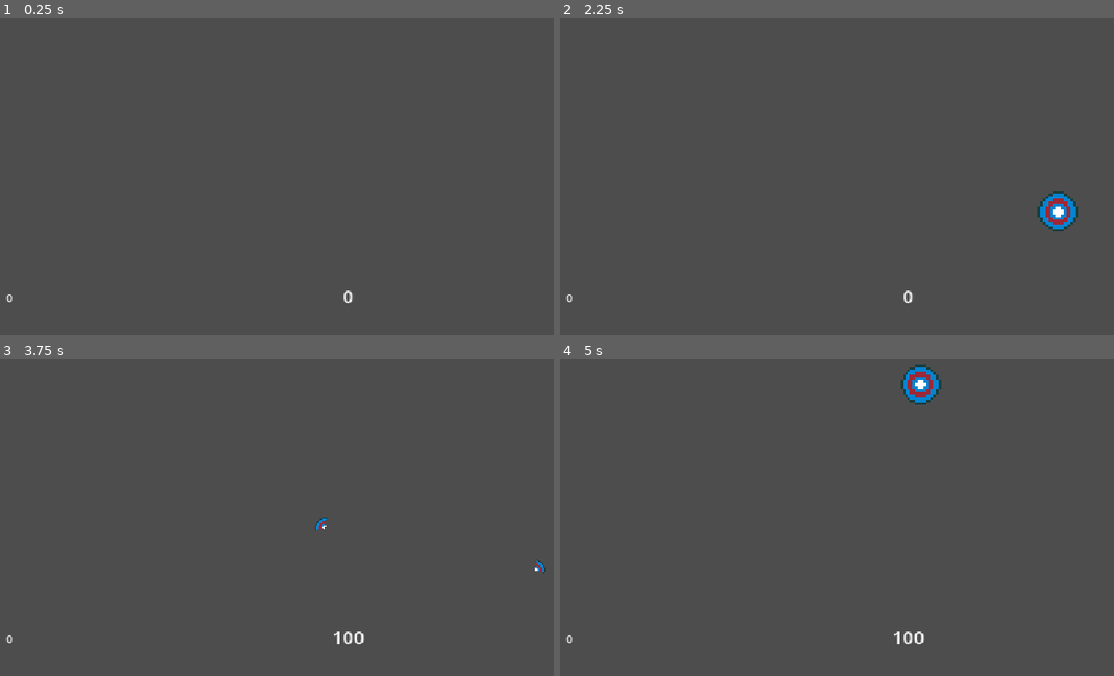
Above: before the commit, frames 1-4 (two rows, left to right).
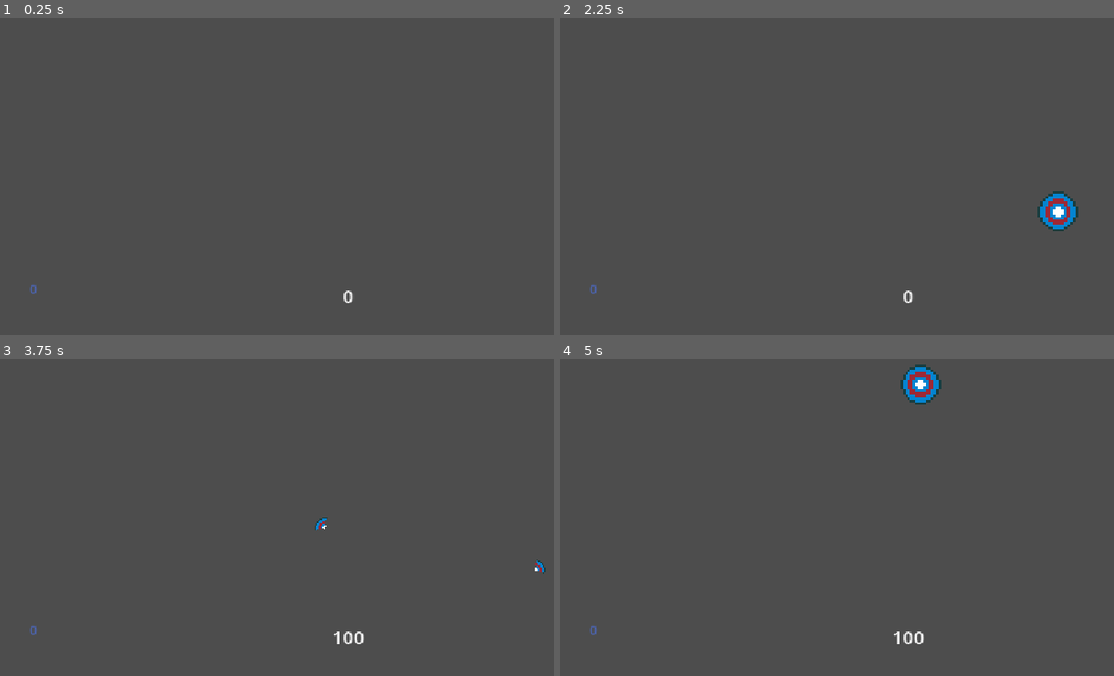
Above: after the commit, the same moments.

Repository: boukeweel/Godot_TestGrounds
Game: Godot game, scene res://Scenes/DuckHunt/DuckHunt.tscn
Same seed, same stepped clock (60 frames per second), same inputs: the game is played once before the commit and once after it.
Inputs (mouse positions are in pixels of both pictures, inside the frame that each line leads up to):
- Up to frame 1 (0.25 s): no input
- Up to frame 2 (2.25 s): tap Enter at 0.5, 2 s; move the mouse to (1069, 109) at 0.52 s; press the mouse at (1069, 109) at 0.53 s; tap Space at 1.25 s; move the mouse to (764, 151) at 1.27 s; release the mouse at (764, 151) at 1.28 s; click (764, 151) at 1.35 s; move the mouse to (981, 40) at 2.02 s; press the mouse at (981, 40) at 2.03 s
- Up to frame 3 (3.75 s): move the mouse to (459, 447) at 2.77 s; release the mouse at (459, 447) at 2.78 s; click (459, 447) at 2.85 s; move the mouse to (outside the picture) at 3.52 s; press the mouse at (outside the picture) at 3.53 s
- Up to frame 4 (5 s): move the mouse to (687, 409) at 4.27 s; release the mouse at (687, 409) at 4.28 s; click (687, 409) at 4.35 s

The runs differ from the first frame. In frame 1, less than 0.1% of the frame differs, in the area x 0-7%, y 84-90%; in frame 2, less than 0.1%; in frame 3, less than 0.1%; in frame 4, less than 0.1%.

Commit message:
feat(combo): tekst now grows, shakes, and changes color based on the current combo

Diff:
--- a/test-grounds/Scenes/DuckHunt/ComboCounter.gd
+++ b/test-grounds/Scenes/DuckHunt/ComboCounter.gd
@@ -2,17 +2,68 @@
 
 var label : Label
 var label_original_pos : Vector2
+
+@export var StartColor : Color
+@export var EndColor : Color
+
+var StartTextSize : int = 20
+var ColorChangeMargin : int = 20
 
 func _ready() -> void:
 	label = $ComboLabel
 	label.text = "0";
 	label_original_pos = label.position
 	ScoreManager.comboChanged.connect(ComboChanged)
+	label.add_theme_font_size_override("font_size",StartTextSize)
+	label.add_theme_color_override("font_color",StartColor)
 	pass
 
 func ComboChanged() -> void:
 	UpdateText()
+	GrowText()
+	Shake()
+	if ScoreManager.comboCount >= ColorChangeMargin or ScoreManager.comboCount == 0:
+		ChangeColor()
+		pass
+	pass
+
+func ChangeColor() -> void:
+
+	var weight : float = (ScoreManager.comboCount - ColorChangeMargin) / 40.0
+	if weight > 1:
+		weight = 1
+	elif weight < 0:
+		weight = 0
+
+	var newColor : Color = StartColor.lerp(EndColor,weight)
+	label.add_theme_color_override("font_color",newColor)
+	pass
+
+
+func Shake() -> void :
+	var tween = create_tween()
+	var shake_strength = ScoreManager.comboCount
+	var shake_count = 4
+	var shake_duration = 0.05
+
+	for i in range(shake_count) :
+		var offset = Vector2(
+			randf_range(-shake_strength,shake_strength),
+			randf_range(-shake_strength,shake_strength)
+		)
+		tween.tween_property(label,"position",label_original_pos + offset, shake_duration)
+
+	tween.tween_property(label, "position", label_original_pos, shake_duration)
 	pass
 
 func UpdateText() -> void:
 	label.text = str(ScoreManager.comboCount)
+	pass
+
+func GrowText() -> void:
+	var currentCombo : int = ScoreManager.comboCount
+	var newSize : int = currentCombo + StartTextSize
+	if newSize >= 40:
+		pass
+	label.add_theme_font_size_override("font_size",newSize)
+	pass
--- a/test-grounds/Scenes/DuckHunt/DuckHunt.tscn
+++ b/test-grounds/Scenes/DuckHunt/DuckHunt.tscn
@@ -40,12 +40,15 @@
 
 [node name="Combo" type="Node" parent="GUI" unique_id=223304889]
 script = ExtResource("3_4gji7")
+StartColor = Color(0.2960448, 0.4015575, 0.7281283, 1)
+EndColor = Color(0.5987351, 0.21285662, 0.22462481, 1)
 
 [node name="ComboLabel" type="Label" parent="GUI/Combo" unique_id=149466773]
-offset_left = -554.0
-offset_top = 247.0
-offset_right = -515.0
-offset_bottom = 284.0
+offset_left = -568.0
+offset_top = 186.0
+offset_right = -425.0
+offset_bottom = 317.0
+theme_override_font_sizes/font_size = 16
 text = "1"
 horizontal_alignment = 1
 vertical_alignment = 1
--- a/test-grounds/Scripts/target.gd
+++ b/test-grounds/Scripts/target.gd
@@ -38,6 +38,7 @@
 func _physics_process(_delta: float) -> void:
 	if global_position.distance_to(spawn_position) > max_distance:
 		queue_free()
+		ScoreManager.Missed()
 
 
 #func _on_input_event(viewport: Node, event: InputEvent, shape_idx: int) -> void:
